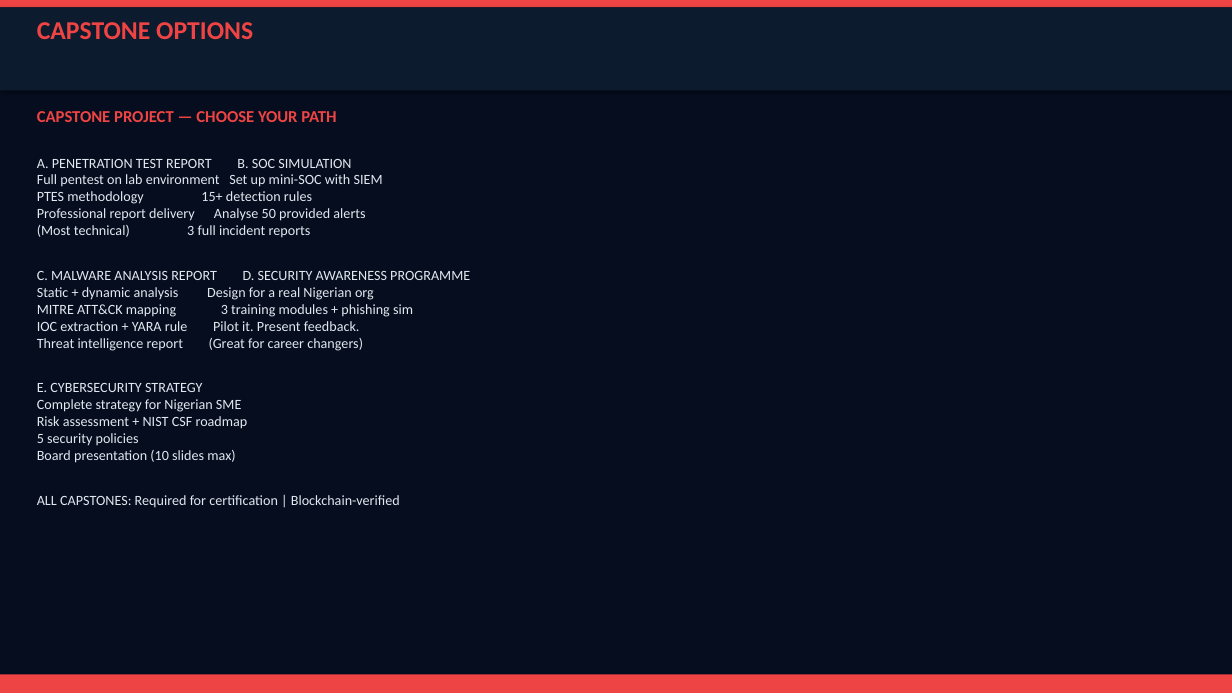
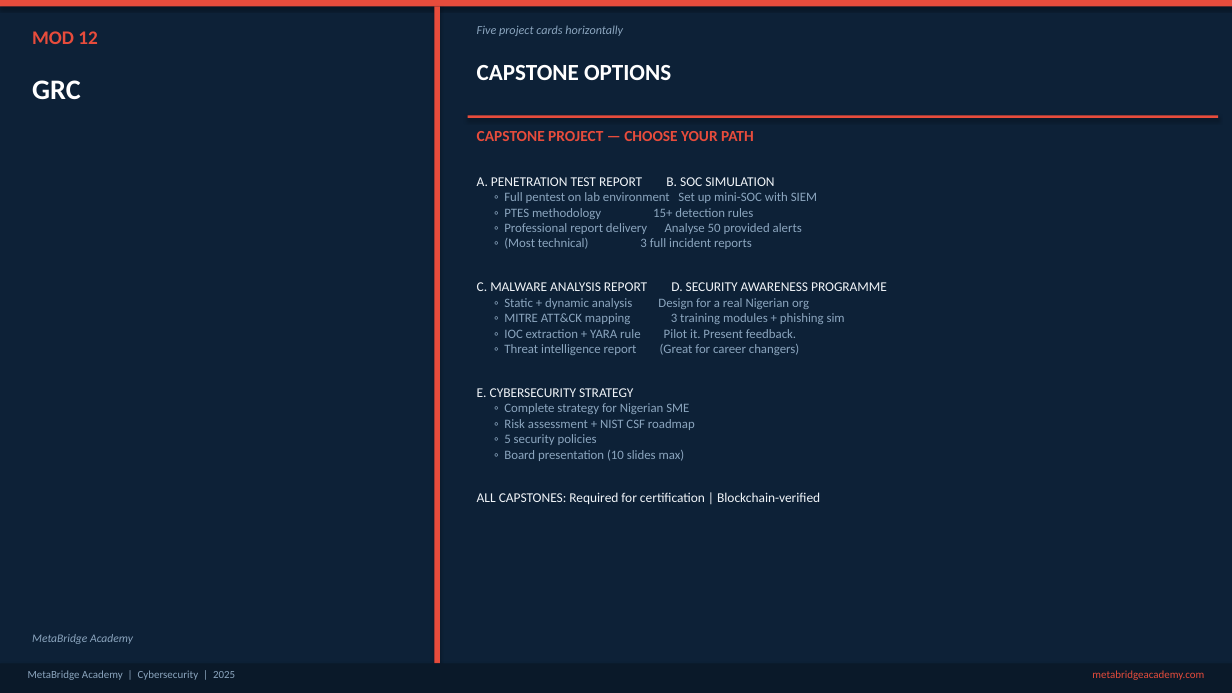
Before and after one commit to Gidoty/metabridge-website, a slide deck: slide 48 of exports/Cybersecurity-Slide-Deck.pptx (slide 49 before the commit). Drawn at 1232x693 pixels with LibreOffice and Linux fonts; fonts in the diff are those of the drawing. Boxes give left, top, right and bottom in pixels: in the first picture for what was removed or moved away, otherwise in the second. Text is boxed around its words. In the diff, an @@ line names an element or a change of style, - is before the commit and + after.

```diff
--- a/exports/Cybersecurity-Slide-Deck.pptx
+++ b/exports/Cybersecurity-Slide-Deck.pptx
@@ background #060D1E to #0D2137 @@
@@ rectangle at [0,0,1232,6]: fill #EF4444 to #E74C3C @@
@@ rectangle removed at [0,7,1232,91] @@
@@ rectangle added at [434,6,440,664], fill #E74C3C @@
@@ text added at [477,25,623,36], 9.5 pt, text #8BA5BE, italic @@
+Five project cards horizontally
@@ text added at [32,31,97,44], 15 pt, text #E74C3C, bold @@
+MOD 12
@@ text "CAPSTONE OPTIONS": place and size @@
-text "CAPSTONE OPTIONS" at [37,22,253,39]
+text "CAPSTONE OPTIONS" at [477,65,671,80]
@@ text "CAPSTONE OPTIONS" at [477,65,671,80]: size 20 to 18 pt, text colour #EF4444 to #FFFFFF @@
@@ text added at [32,80,81,99], 22 pt, text #FFFFFF, bold @@
+GRC
@@ rectangle added at [468,116,1218,118], fill #E74C3C @@
@@ text "CAPSTONE PROJECT — CHOOSE YOUR ...": place and size @@
-text "CAPSTONE PROJECT — CHOOSE YOUR ..." at [37,111,470,508]
+text "CAPSTONE PROJECT — CHOOSE YOUR ..." at [477,131,887,504]
@@ text at [477,131,887,504]: size 13 to 12 pt, text colour #EF4444 to #E74C3C in "CAPSTONE PROJECT — CHOOSE YOUR PATH"; size 11 to 10.5 pt, text colour #E2E8F0 to #F0F4F8 in "A. PENETRATION TEST REPORT B. SOC SIMULATION", "C. MALWARE ANALYSIS REPORT D. SECURITY AWARENESS ...", "E. CYBERSECURITY STRATEGY", "ALL CAPSTONES: Required for certification | Blockchain-verif ..." @@
@@ text at [504,192,817,249]: text changed; size 11 to 10 pt; text colour #E2E8F0 to #8BA5BE @@
-Full pentest on lab environment Set up mini-SOC with SIEM
-PTES methodology 15+ detection rules
-Professional report delivery Analyse 50 provided alerts
-(Most technical) 3 full incident reports
+◦ Full pentest on lab environment Set up mini-SOC with SIEM
+◦ PTES methodology 15+ detection rules
+◦ Professional report delivery Analyse 50 provided alerts
+◦ (Most technical) 3 full incident reports
@@ text at [504,298,845,355]: text changed; size 11 to 10 pt; text colour #E2E8F0 to #8BA5BE @@
-Static + dynamic analysis Design for a real Nigerian org
-MITRE ATT&CK mapping 3 training modules + phishing sim
-IOC extraction + YARA rule Pilot it. Present feedback.
-Threat intelligence report (Great for career changers)
+◦ Static + dynamic analysis Design for a real Nigerian org
+◦ MITRE ATT&CK mapping 3 training modules + phishing sim
+◦ IOC extraction + YARA rule Pilot it. Present feedback.
+◦ Threat intelligence report (Great for career changers)
@@ text at [504,403,695,461]: text changed; size 11 to 10 pt; text colour #E2E8F0 to #8BA5BE @@
-Complete strategy for Nigerian SME
-Risk assessment + NIST CSF roadmap
-5 security policies
-Board presentation (10 slides max)
+◦ Complete strategy for Nigerian SME
+◦ Risk assessment + NIST CSF roadmap
+◦ 5 security policies
+◦ Board presentation (10 slides max)
@@ text added at [32,634,133,644], 9 pt, text #8BA5BE, italic @@
+MetaBridge Academy
@@ rectangle: place and size @@
-rectangle at [0,675,1232,693]
+rectangle at [0,664,1232,693]
@@ rectangle at [0,664,1232,693]: fill #EF4444 to #0A1929 @@
@@ text added at [28,670,235,680], 8.5 pt, text #8BA5BE @@
+MetaBridge Academy | Cybersecurity | 2025
@@ text added at [1092,670,1204,680], 8.5 pt, text #E74C3C @@
+metabridgeacademy.com
```
Also in this commit, not shown: 49 other slides changed, 7 slides added, 8 slides removed, 25 other files.
